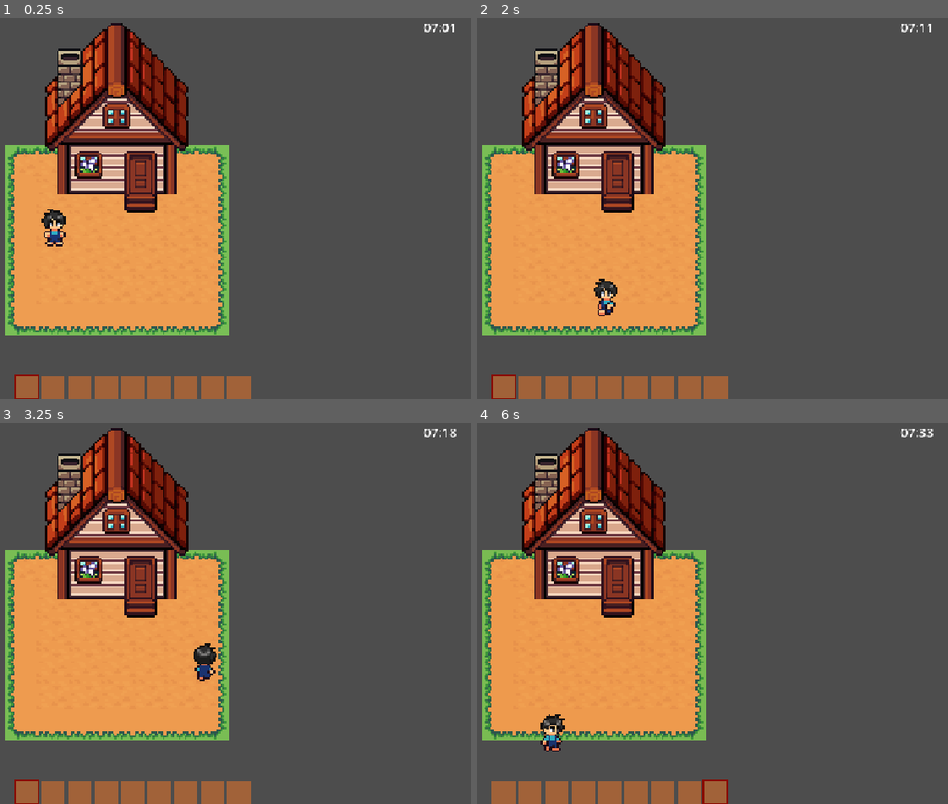
Above: before the commit, frames 1-4 (two rows, left to right).
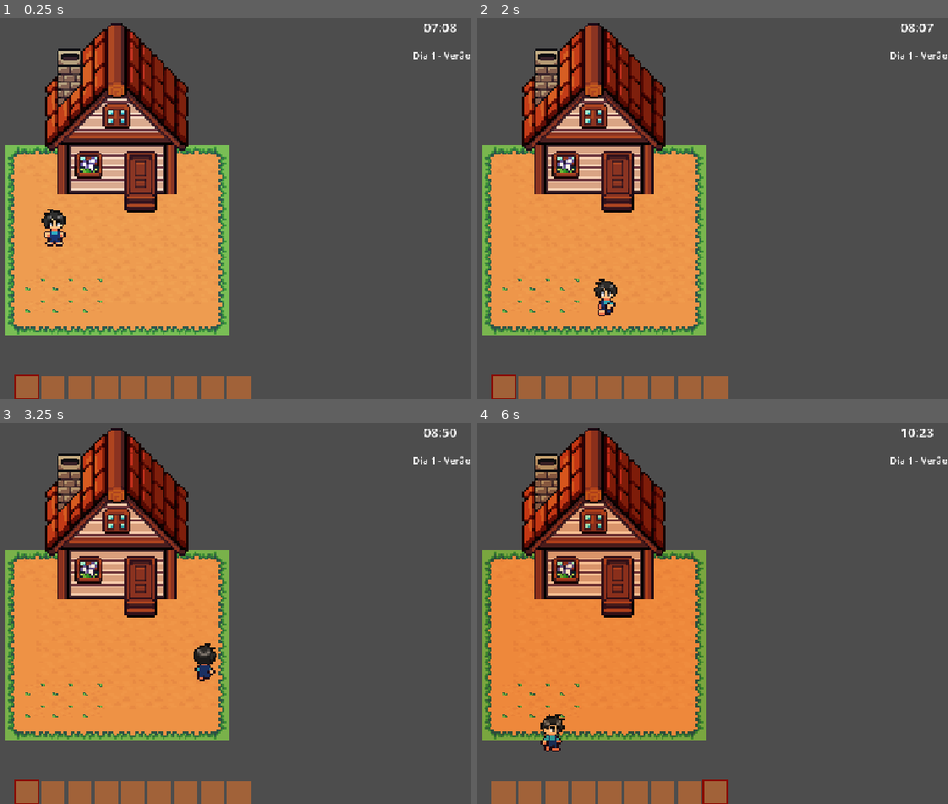
Above: after the commit, the same moments.

Repository: IamPedrin/gamejam-if-2026
Game: Godot game, scene res://Pedrin/PL-Scenes/Fazenda.tscn
The game is run twice, just before and just after one commit, with the same random seed, the same clock (stepped at 60 frames per second) and the same inputs.
Inputs:
- Up to frame 1 (0.25 s): no input
- Up to frame 2 (2 s): tap Enter (ui_accept) at 0.5, 0.77, 1.52 s; hold D (move_right) 0.53-1.28 s; tap E (interagir) at 0.6, 1.35 s; hold S (move_down) from 1.28 s (still down)
- Up to frame 3 (3.25 s): release S (move_down) at 2.03 s; hold D (move_right) 2.03-2.78 s; tap P at 2.1 s; tap E (interagir) at 2.3, 3.05 s; hold W (move_up) from 2.78 s (still down); tap O at 2.85 s; tap Enter (ui_accept) at 3.02 s
- Up to frame 4 (6 s): release W (move_up) at 3.53 s; hold A (move_left) 3.53-5.03 s; tap M at 3.6 s; tap Enter (ui_accept) at 3.77, 4.52 s; tap E (interagir) at 3.8, 4.55, 5.3, 5.85 s; tap 1 at 4.35 s; hold S (move_down) 5.03-5.78 s; tap 9 at 5.1 s; hold D (move_right) from 5.78 s (still down)

The runs differ from the first frame. In frame 1, 0.2% of the frame differs, in the area x 5-100%, y 1-78%; in frame 2, 0.2%; in frame 3, 0.3%; in frame 4, 2.1%, in the area x 5-100%, y 1-86%.

Commit message:
feat sistema de plantas com agua e fertilzante funcionando

Diff:
--- a/Pedrin/PL-Scenes/Canteiro.tscn
+++ b/Pedrin/PL-Scenes/Canteiro.tscn
@@ -1,15 +1,21 @@
 [gd_scene format=3 uid="uid://cx3csmlq5yb4m"]
 
 [ext_resource type="Script" uid="uid://cgnbny8e0a512" path="res://Pedrin/PL-Scenes/canteiro.gd" id="1_obg6o"]
+[ext_resource type="Texture2D" uid="uid://doc5v6l3we70x" path="res://Pedrin/PL-Sprites/Tileset Spring.png" id="2_2ylkq"]
 
 [sub_resource type="RectangleShape2D" id="RectangleShape2D_h6d8w"]
-size = Vector2(9.5, 6.5)
+size = Vector2(10, 6)
 
 [node name="Canteiro" type="Area2D" unique_id=714957877]
 script = ExtResource("1_obg6o")
 
+[node name="Sprite2D" type="Sprite2D" parent="." unique_id=2040837625]
+position = Vector2(-1.1920929e-07, -3)
+scale = Vector2(0.625, 0.375)
+texture = ExtResource("2_2ylkq")
+region_enabled = true
+region_rect = Rect2(160.0405, 160.01663, 16, 16)
+
 [node name="CollisionShape2D" type="CollisionShape2D" parent="." unique_id=1057501085]
 position = Vector2(0, -3)
 shape = SubResource("RectangleShape2D_h6d8w")
-
-[node name="Sprite2D" type="Sprite2D" parent="." unique_id=2040837625]
--- /dev/null
+++ b/Pedrin/PL-Scenes/TelaGameOver.tscn
@@ -0,0 +1,45 @@
+[gd_scene format=3 uid="uid://dumptxtaxdtv0"]
+
+[ext_resource type="Script" uid="uid://ctc4dv7rb14dj" path="res://Pedrin/PL-Scenes/tela_game_over.gd" id="1_8xgah"]
+
+[node name="TelaGameOver" type="CanvasLayer" unique_id=1849575248]
+script = ExtResource("1_8xgah")
+
+[node name="ColorRect" type="ColorRect" parent="." unique_id=1195482339]
+anchors_preset = 15
+anchor_right = 1.0
+anchor_bottom = 1.0
+grow_horizontal = 2
+grow_vertical = 2
+color = Color(0.103743516, 0.10374353, 0.103743516, 1)
+
+[node name="Label" type="Label" parent="." unique_id=1339242769]
+anchors_preset = 8
+anchor_left = 0.5
+anchor_top = 0.5
+anchor_right = 0.5
+anchor_bottom = 0.5
+offset_left = -167.0
+offset_top = -11.5
+offset_right = 167.0
+offset_bottom = 11.5
+grow_horizontal = 2
+grow_vertical = 2
+theme_override_font_sizes/font_size = 24
+text = "Suas plantas não sobreviveram as estações"
+
+[node name="Button" type="Button" parent="." unique_id=2122313957]
+anchors_preset = 7
+anchor_left = 0.5
+anchor_top = 1.0
+anchor_right = 0.5
+anchor_bottom = 1.0
+offset_left = -2.0
+offset_top = -88.0
+offset_right = 6.0
+offset_bottom = -80.0
+grow_horizontal = 2
+grow_vertical = 0
+text = "TENTAR NOVAMENTE"
+
+[connection signal="pressed" from="Button" to="." method="_on_button_pressed"]
--- a/Pedrin/PL-Scenes/UI_Relogio.tscn
+++ b/Pedrin/PL-Scenes/UI_Relogio.tscn
@@ -25,3 +25,13 @@
 size_flags_horizontal = 4
 size_flags_vertical = 4
 color = Color(0, 0, 0, 0)
+
+[node name="TextoCalendario" type="Label" parent="." unique_id=372026457]
+anchors_preset = 1
+anchor_left = 1.0
+anchor_right = 1.0
+offset_left = -93.0
+offset_top = 52.0
+offset_right = -1.0
+offset_bottom = 78.0
+grow_horizontal = 0
--- a/Pedrin/PL-Scenes/canteiro.gd
+++ b/Pedrin/PL-Scenes/canteiro.gd
@@ -1,31 +1,115 @@
 extends Interactable
 
 var estado_terra: String = "normal"
+var tipo_semente_plantada: String = ""
+var agua_recebida: int = 0
+var fertilizante_recebido: int = 0
 
 @onready var sprite = $Sprite2D
 
+var requisitos_sementes = {
+	"Semente_1": {
+		"Primavera": {"agua": 1, "fert": 0},
+		"Verão":     {"agua": 1, "fert": 0},
+		"Outono":    {"agua": 1, "fert": 0},
+		"Inverno":   {"agua": 1, "fert": 0}
+	},
+	"Semente_2": {
+		"Primavera": {"agua": 1, "fert": 0},
+		"Verão":     {"agua": 1, "fert": 0},
+		"Outono":    {"agua": 1, "fert": 0},
+		"Inverno":   {"agua": 1, "fert": 0}
+	}
+}
+
+func _ready() -> void:
+	add_to_group("canteiros")
+	SistemaTempo.dia_mudou.connect(_processar_fim_de_dia)
+
+	# 1. CARREGAR A MEMÓRIA: Procura no Global pelo nome exato deste canteiro
+	if Global.estado_dos_canteiros.has(name):
+		var mem = Global.estado_dos_canteiros[name]
+		estado_terra = mem["estado"]
+		tipo_semente_plantada = mem["semente"]
+		agua_recebida = mem["agua"]
+		fertilizante_recebido = mem["fert"]
+
+	_atualizar_cores()
+
+# 2. SALVAR A MEMÓRIA: Atualiza o Global com os dados atuais
+func _salvar_estado() -> void:
+	Global.estado_dos_canteiros[name] = {
+		"estado": estado_terra,
+		"semente": tipo_semente_plantada,
+		"agua": agua_recebida,
+		"fert": fertilizante_recebido
+	}
+
+func _atualizar_cores() -> void:
+	if estado_terra == "normal":
+		sprite.modulate = Color("ffffff") # Cor base original
+	elif estado_terra == "arado":
+		sprite.modulate = Color("6b4226")
+	elif estado_terra == "morta":
+		sprite.modulate = Color("1a1a1a")
+	elif estado_terra == "com_semente":
+		if tipo_semente_plantada == "Semente_1":
+			sprite.modulate = Color("e5e542")
+		elif tipo_semente_plantada == "Semente_2":
+			sprite.modulate = Color("ff6347")
+
+		if agua_recebida > 0:
+			sprite.modulate = sprite.modulate.darkened(0.2)
+
 func interagir() -> void:
 	var item_na_mao = Global.item_equipado
+	var interagiu = false # Avisa se fizemos algo válido para não salvar à toa
 
 	if item_na_mao == "Enxada" and estado_terra == "normal":
 		estado_terra = "arado"
-		sprite.modulate = Color("6b4226")
-		print("Você arou a terra!")
+		interagiu = true
+		print("Terra arada!")
 
-	elif item_na_mao == "Sementes" and estado_terra == "arado":
-		estado_terra = "com_semente"
-		sprite.modulate = Color("8fbc8f")
-		print("Sementes plantadas!")
+	elif requisitos_sementes.has(item_na_mao) and estado_terra == "arado":
+		if Global.qtd_sementes[item_na_mao] > 0:
+			Global.qtd_sementes[item_na_mao] -= 1
+			estado_terra = "com_semente"
+			tipo_semente_plantada = item_na_mao
+			interagiu = true
+			print(item_na_mao, " plantada! Restam: ", Global.qtd_sementes[item_na_mao])
+		else:
+			print("Você não tem mais dessa semente!")
 
-	elif item_na_mao == "Regador" and (estado_terra == "com_semente" or estado_terra == "arado"):
-		estado_terra = "molhado"
-		sprite.modulate = Color("3d2314")
-		print("Terra molhada!")
+	elif item_na_mao == "Regador" and estado_terra == "com_semente":
+		agua_recebida += 1
+		interagiu = true
+		print("Planta regada! Água hoje: ", agua_recebida)
 
-	elif item_na_mao == "" and estado_terra == "pronto_para_colher":
-		estado_terra = "normal"
-		sprite.modulate = Color("ffffff") # Volta à cor original
-		print("Você colheu o item!")
+	elif item_na_mao == "Fertilizante" and estado_terra == "com_semente":
+		fertilizante_recebido += 1
+		interagiu = true
+		print("Fertilizante aplicado! Total hoje: ", fertilizante_recebido)
 
-	else:
-		print("Não aconteceu nada. (Item: ", item_na_mao, " | Estado: ", estado_terra, ")")
+	# Se a ação deu certo, atualiza a cor e envia pra memória no mesmo milissegundo
+	if interagiu:
+		_atualizar_cores()
+		_salvar_estado()
+
+func _processar_fim_de_dia(dia: int, estacao: String) -> void:
+	if estado_terra == "com_semente":
+		var regras = requisitos_sementes[tipo_semente_plantada][estacao]
+
+		if agua_recebida == regras["agua"] and fertilizante_recebido == regras["fert"]:
+			print("Seu(sua) ", tipo_semente_plantada, " sobreviveu à noite!")
+		else:
+			estado_terra = "morta"
+			tipo_semente_plantada = ""
+			print("A planta secou e morreu...")
+
+	# Zera os cuidados para o dia seguinte
+	agua_recebida = 0
+	fertilizante_recebido = 0
+
+	# Atualiza as cores e SALVA ANTES de a cena trocar
+	_atualizar_cores()
+	_salvar_estado()
--- /dev/null
+++ b/Pedrin/PL-Scenes/tela_game_over.gd
@@ -0,0 +1,9 @@
+extends CanvasLayer
+
+func _on_button_pressed() -> void:
+	SistemaTempo.dia_atual = 1
+	SistemaTempo.tempo_passado = 0
+	SistemaTempo.relogio_rodando = true
+	Global.qtd_sementes = {"Semente_1": 3, "Semente_2": 3}
+
+	get_tree().change_scene_to_file("res://Pedrin/PL-Scenes/Fazenda.tscn")
--- a/Pedrin/PL-Scripts/Global.gd
+++ b/Pedrin/PL-Scripts/Global.gd
@@ -1,3 +1,10 @@
 extends Node
 var entrada_alvo: String = ""
 var item_equipado: String = ""
+
+var qtd_sementes = {
+	"Semente_1": 3,
+	"Semente_2": 3
+}
+
+var estado_dos_canteiros: Dictionary = {}
--- a/Pedrin/PL-Scripts/Hotbar.gd
+++ b/Pedrin/PL-Scripts/Hotbar.gd
@@ -1,7 +1,7 @@
 extends CanvasLayer
 
 var itens_hotbar: Array[String] = [
-	"Enxada", "Regador", "Semente 1", "Semente 2", "", "", "", "", ""
+	"Enxada", "Regador", "Semente_1", "Semente_2", "Fertilizante", "", "", "", ""
 ]
 
 var slot_selecionado: int = 0
--- a/Pedrin/PL-Scripts/SistemaTempo.gd
+++ b/Pedrin/PL-Scripts/SistemaTempo.gd
@@ -2,13 +2,18 @@
 
 signal tempo_atualizado(hora: int, minuto: int)
 signal meia_noite
+signal dia_mudou(dia: int, estacao: String) # Novo sinal para atualizar a HUD
 
 const MINUTOS_TOTAIS_DIA = 17.0 * 60.0
-const SEGUNDOS_REAIS = 180.0
+const SEGUNDOS_REAIS = 30.0
 
 var tempo_passado: float = 0.0
 var relogio_rodando: bool = true
 var fracao_dia: float = 0.0
+
+# Novas variáveis do Calendário
+var dia_atual: int = 1
+var estacoes: Array[String] = ["Verão", "Outono", "Inverno", "Primaveira"]
 
 func _process(delta: float) -> void:
 	if not relogio_rodando: return
@@ -26,6 +31,19 @@
 		relogio_rodando = false
 		meia_noite.emit()
 
-func resetar_dia() -> void:
+func obter_estacao_atual() -> String:
+	var indice = ((dia_atual - 1) / 3) % 4
+	return estacoes[indice]
+
+# Substitua a sua função resetar_dia antiga por esta:
+func avancar_dia() -> void:
+	dia_atual += 1
+
+	if dia_atual > 12:
+		print("Fim do Jogo! Você sobreviveu um ano inteiro.")
+
 	tempo_passado = 0.0
 	relogio_rodando = true
+
+	# Emite o sinal avisando a HUD que o dia e a estação mudaram
+	dia_mudou.emit(dia_atual, obter_estacao_atual())
--- a/Pedrin/PL-Scripts/fazenda.gd
+++ b/Pedrin/PL-Scripts/fazenda.gd
@@ -4,7 +4,6 @@
 @onready var tela_escura = $CanvasLayer/ColorRect
 
 func _ready() -> void:
-
 	if Global.entrada_alvo == "":
 		var spawn_inicial = get_node_or_null("SpawnPoint")
 		if spawn_inicial: player.global_position = spawn_inicial.global_position
@@ -25,6 +24,36 @@
 	tween.tween_callback(_acordar_na_casa)
 
 func _acordar_na_casa() -> void:
-	Global.entrada_alvo = "SpawnCama" # Crie um Marker2D na casa perto da cama com esse nome
-	SistemaTempo.resetar_dia() # Reinicia o relógio para as 7h
+	Global.entrada_alvo = "SpawnCama"
+
+	# 1. Avança o dia (os canteiros vão julgar se vivem ou morrem sozinhos aqui)
+	SistemaTempo.avancar_dia()
+
+	# 2. A Fazenda atua como juiz IMEDIATAMENTE após os canteiros decidirem
+	var plantas_vivas = 0
+	for canteiro in get_tree().get_nodes_in_group("canteiros"):
+		if canteiro.estado_terra == "com_semente":
+			plantas_vivas += 1
+
+	var dia = SistemaTempo.dia_atual
+
+	# Faz as sementes sumirem do inventário no Dia 2
+	if dia == 2:
+		Global.qtd_sementes["Semente_Milho"] = 0
+		Global.qtd_sementes["Semente_Tomate"] = 0
+		print("As sementes não plantadas sumiram do seu inventário!")
+
+	# 3. Verifica as condições FINAIS antes de trocar de cena
+	if dia > 12:
+		print("VITÓRIA! Você sobreviveu o ano com ", plantas_vivas, " plantas.")
+		# Quando criar a cena de vitória, descomente e ajuste o caminho abaixo:
+		# get_tree().change_scene_to_file("res://Pedrin/PL-Scenes/TelaVitoria.tscn")
+		return # Para a execução do código aqui
+
+	elif dia >= 2 and plantas_vivas == 0:
+		print("GAME OVER! Sua fazenda faliu.")
+		get_tree().change_scene_to_file("res://Pedrin/PL-Scenes/TelaGameOver.tscn")
+		return # Para a execução do código aqui (impede que ele vá para a casa)
+
+	# 4. Se não deu Game Over e nem Vitória, ele vai para a casa normalmente
 	get_tree().change_scene_to_file("res://Pedrin/PL-Scenes/CasaInterior.tscn")
--- a/Pedrin/PL-Scripts/textoHora.gd
+++ b/Pedrin/PL-Scripts/textoHora.gd
@@ -1,7 +1,16 @@
 extends Label
+
+@onready var texto_calendario = $"../TextoCalendario"
 
 func _ready() -> void:
 	SistemaTempo.tempo_atualizado.connect(_atualizar_texto)
+	SistemaTempo.dia_mudou.connect(_atualizar_calendario)
+
+	# Força a atualização do texto do calendário assim que o jogo abre
+	_atualizar_calendario(SistemaTempo.dia_atual, SistemaTempo.obter_estacao_atual())
 
 func _atualizar_texto(hora: int, minuto: int) -> void:
 	text = "%02d:%02d" % [hora, minuto]
+
+func _atualizar_calendario(dia: int, estacao: String) -> void:
+	texto_calendario.text = "Dia " + str(dia) + " - " + estacao
Not shown, added: Pedrin/PL-Scenes/tela_game_over.gd.uid
